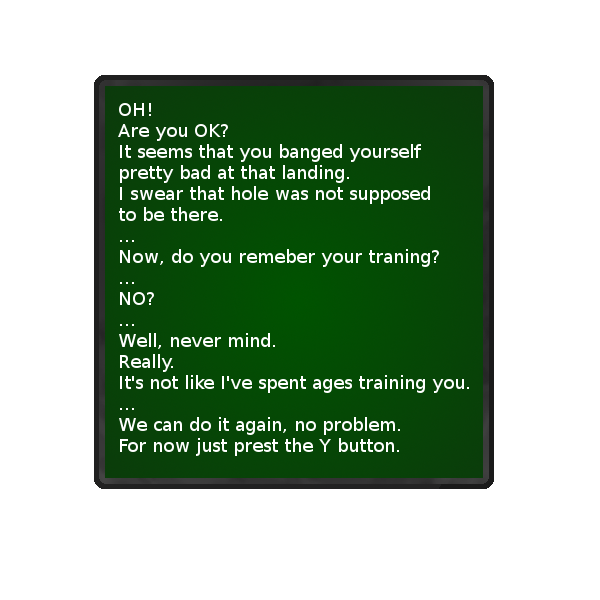
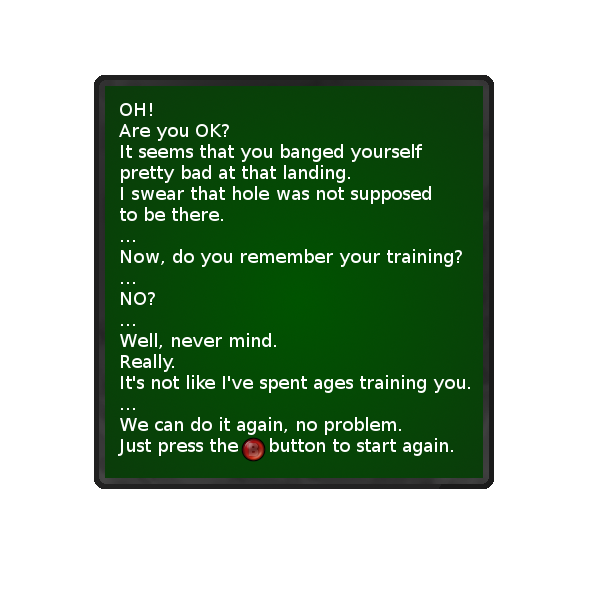
The second 600 x 600 image is a revision of the first. Changes to its layers:
added layer "xboxControllerButtonB.tga" above "OH! ..." over [241, 437, 266, 462]
painted on "OH! ..." over [118, 103, 470, 456]
